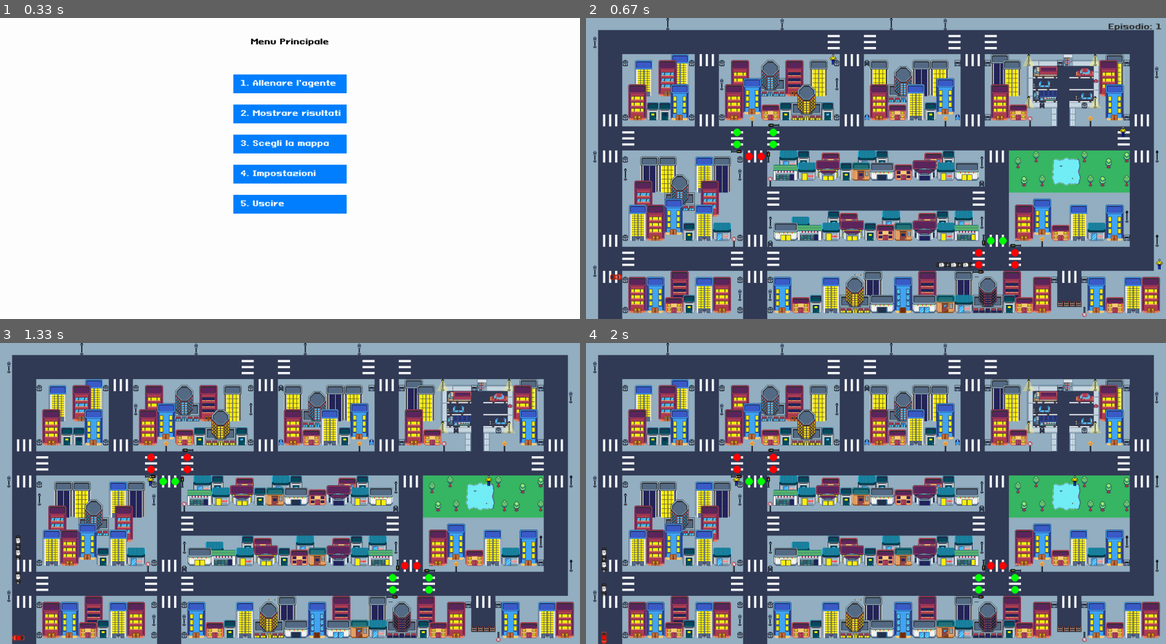
Above: before the commit, frames 1-4 (two rows, left to right).
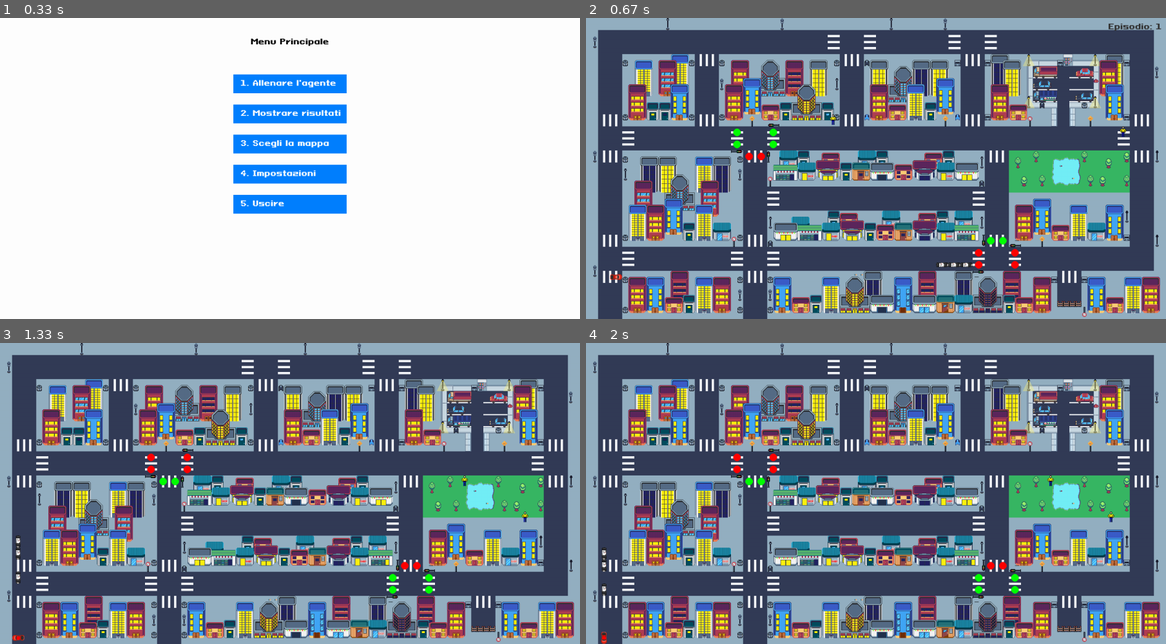
Above: after the commit, the same moments.

Repository: Luke-1310/Thesis
Game: pygame game, started from Progetto Tesi Privitera/q_learning_training.py
The game is run twice, just before and just after one commit, with the same random seed, the same clock (stepped at 60 frames per second) and the same inputs.
Inputs (mouse positions are in pixels of both pictures, inside the frame that each line leads up to):
- Up to frame 1 (0.33 s): no input
- Up to frame 2 (0.67 s): click (876, 84) at 0.38 s
- Up to frame 3 (1.33 s): click (255, 427) at 1.22 s
- Up to frame 4 (2 s): no input

Frame 1 is identical in both runs. In frame 2, less than 0.1% of the frame differs, in the area x 42-100%, y 11-84%; in frame 3, less than 0.1%, in the area x 25-92%, y 44-60%; in frame 4, less than 0.1%.

Commit message:
numero dei pedoni da 3->2

Diff:
--- a/Progetto Tesi Privitera/environments/base_environment.py
+++ b/Progetto Tesi Privitera/environments/base_environment.py
@@ -291,7 +291,7 @@
 
             # Rigenera i pedoni con nuove posizioni e percorsi
             self.pedoni = []
-            num_pedoni = 3
+            num_pedoni = 2
 
             for i in range(num_pedoni):
 
